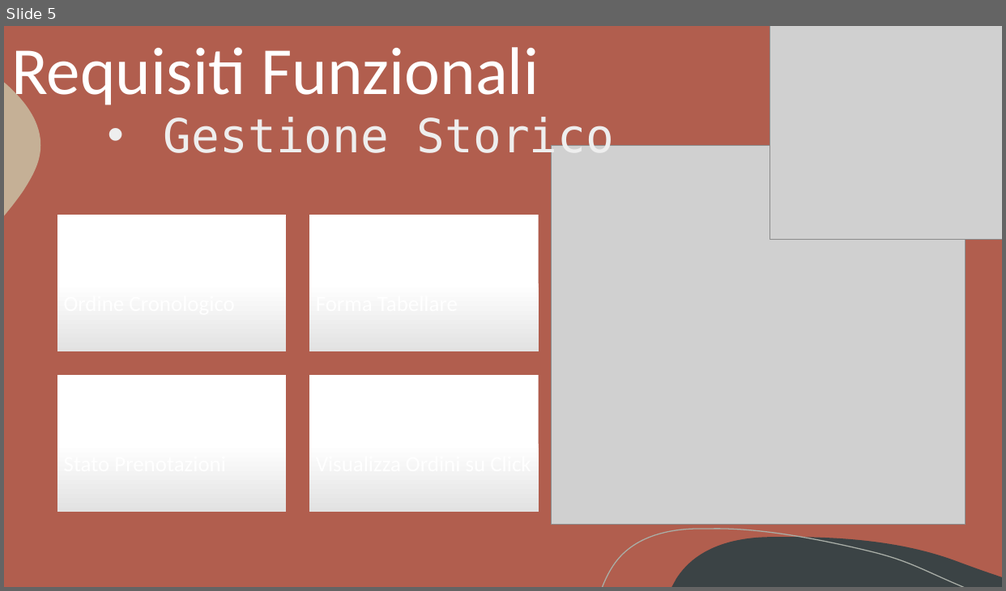
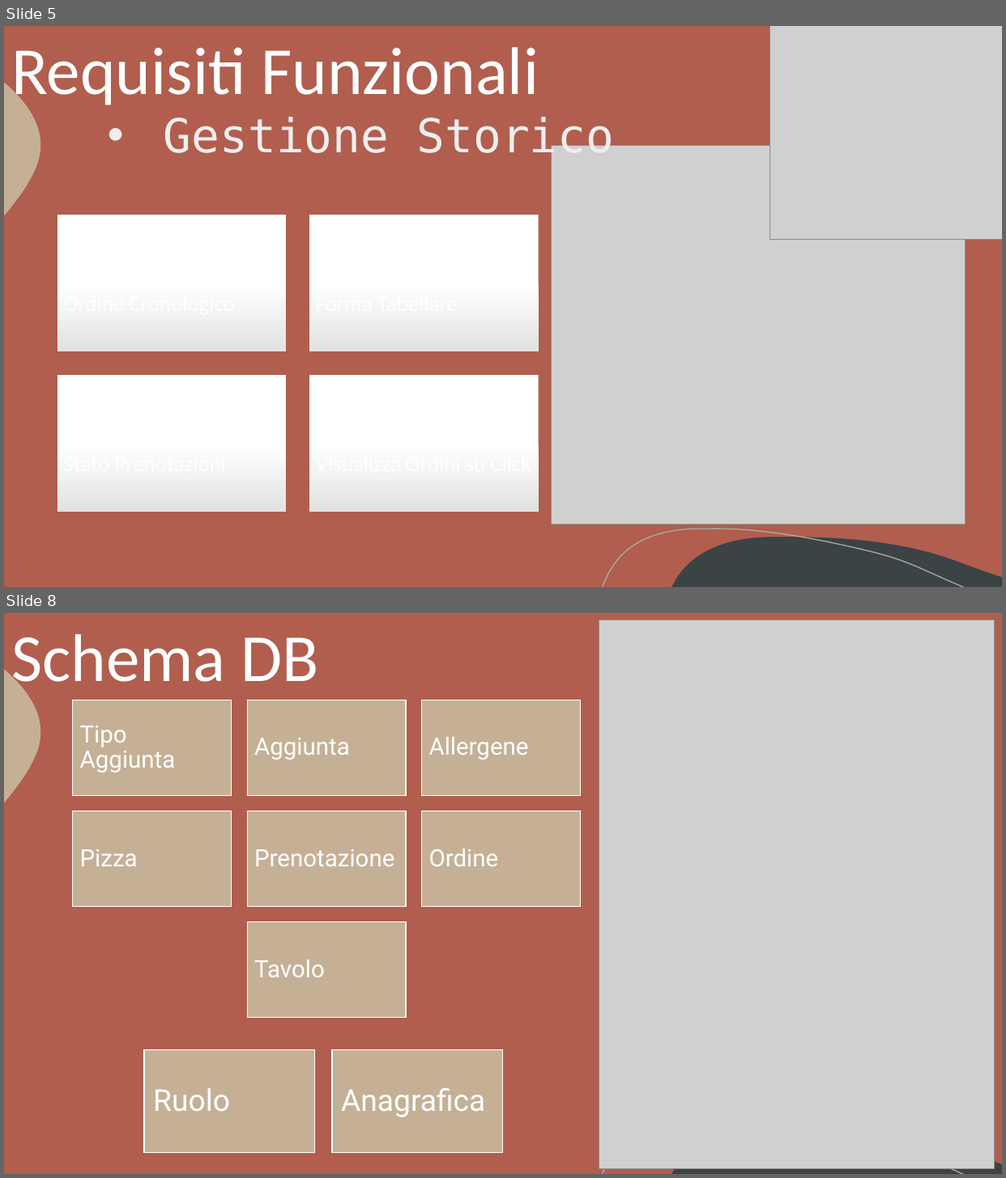
Before and after one commit to Gabriele-P03/Progetto_Ing_Web, a slide deck: appunti/PP/Presentazione.pptx. Shown one above the other, each under a label of ours: slide 5 before the commit, slides 5 and 8 after it; the slides between them are not shown. The pictures are 1006x591 and 1006x1178 pixels, drawn with LibreOffice and Linux fonts; fonts in the diff are those of the drawing; grey boxes stand for pictures. Boxes give left, top, right and bottom in pixels: in the first picture for what was removed or moved away, otherwise in the second. Text is boxed around its words. In the diff, an @@ line names an element or a change of style, - is before the commit and + after.

```diff
--- a/appunti/PP/Presentazione.pptx
+++ b/appunti/PP/Presentazione.pptx
@@ slide 8 added at (4, 613, 1002, 1174), background #B15E4E; not listed: 3 template elements that a slide beside it also shows @@
@@ title added at (11, 634, 318, 697), 64.8 pt, text #FFFFFF @@
+Schema DB
@@ picture added at (599, 619, 995, 1169) @@
@@ group added at (73, 700, 581, 1017): 7 rectangles, 7 texts @@
+Tipo Aggiunta
+Aggiunta
+Allergene
+Pizza
+Prenotazione
+Ordine
+Tavolo
@@ group added at (144, 1050, 503, 1152): 2 rectangles, 2 texts @@
+Ruolo
+Anagrafica
```
Also in this commit, not shown: 1 slide changed, 13 other slides added, 1 other file.
